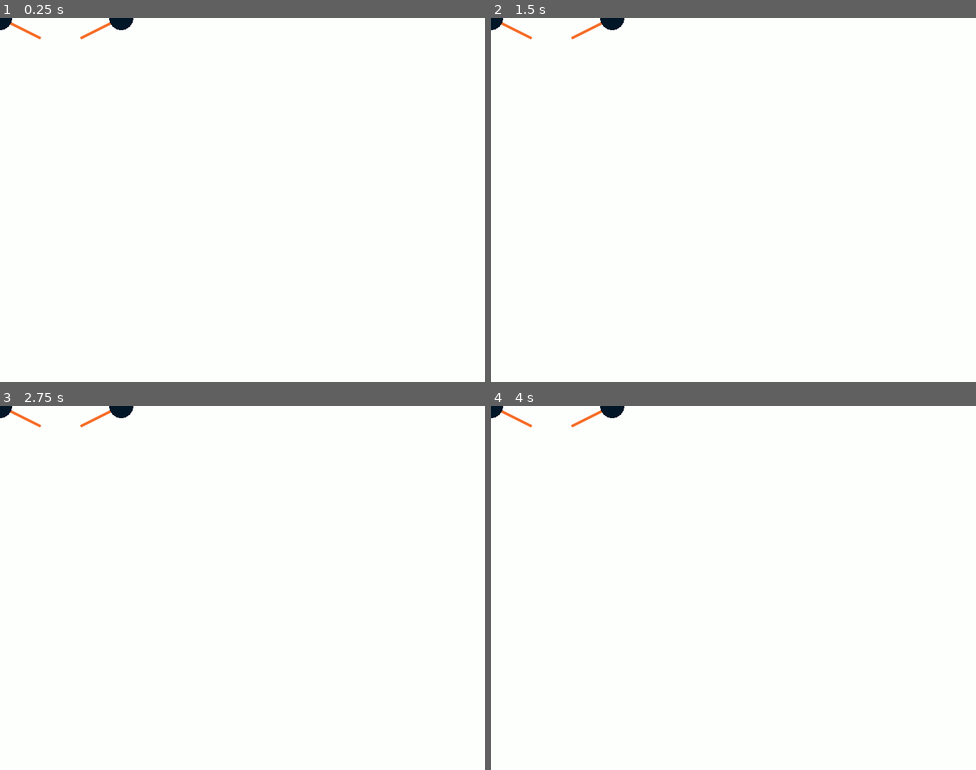
Above: before the commit, frames 1-4 (two rows, left to right).
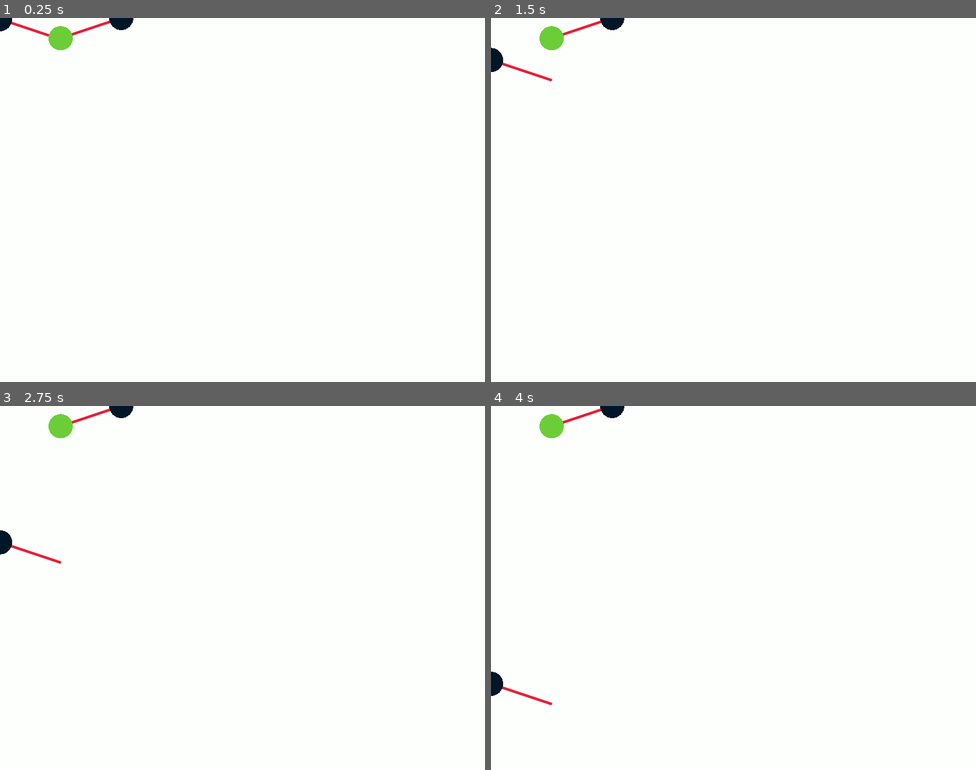
Above: after the commit, the same moments.

Repository: creikey/pod-racing
Game: Godot game, scene res://Main.tscn
Same seed, same stepped clock (60 frames per second), same inputs: the game is played once before the commit and once after it.
Inputs:
- Up to frame 1 (0.25 s): no input
- Up to frame 2 (1.5 s): no input
- Up to frame 3 (2.75 s): no input
- Up to frame 4 (4 s): no input

The runs differ from the first frame. In frame 1, 0.5% of the frame differs, in the area x 0-23%, y 0-9%; in frame 2, 0.7%; in frame 3, 0.7%; in frame 4, 0.7%, in the area x 0-23%, y 0-83%.

Commit message:
Add inner ball visual

Diff:
--- a/src/Main.tscn
+++ b/src/Main.tscn
@@ -1,6 +1,6 @@
 [gd_scene load_steps=2 format=2]
 
-[ext_resource path="res://Pod.tscn" type="PackedScene" id=1]
+[ext_resource path="res://PodRacer.tscn" type="PackedScene" id=1]
 
 [node name="Main" type="Node2D"]
 
--- a/src/Pod.tscn
+++ /dev/null
@@ -1,12 +0,0 @@
-[gd_scene load_steps=2 format=2]
-
-[ext_resource path="res://PodVisual.tscn" type="PackedScene" id=1]
-
-[node name="Pod" type="Node2D"]
-
-[node name="LeftPodVisual" parent="." instance=ExtResource( 1 )]
-target_offset = Vector2( 100, 50 )
-
-[node name="RightPodVisual" parent="." instance=ExtResource( 1 )]
-position = Vector2( 300, 0 )
-target_offset = Vector2( -100, 50 )
--- /dev/null
+++ b/src/PodRacer.tscn
@@ -0,0 +1,25 @@
+[gd_scene load_steps=3 format=2]
+
+[ext_resource path="res://PodVisual.tscn" type="PackedScene" id=1]
+
+[sub_resource type="CircleShape2D" id=1]
+radius = 30.3078
+
+[node name="PodRacer" type="Node2D"]
+
+[node name="RightPodVisual" parent="." instance=ExtResource( 1 )]
+position = Vector2( 300, 0 )
+target_offset = Vector2( -150, 50 )
+
+[node name="LeftPod" type="RigidBody2D" parent="."]
+
+[node name="LeftPodVisual" parent="LeftPod" instance=ExtResource( 1 )]
+target_offset = Vector2( 150, 50 )
+
+[node name="CollisionShape2D" type="CollisionShape2D" parent="LeftPod"]
+shape = SubResource( 1 )
+
+[node name="PodVisual" parent="." instance=ExtResource( 1 )]
+position = Vector2( 150, 50 )
+show_line = false
+color = Color( 0.419608, 0.807843, 0.223529, 1 )
--- a/src/PodVisual.gd
+++ b/src/PodVisual.gd
@@ -1,6 +1,7 @@
 tool
 extends Node2D
 
+export var show_line: bool = true
 export var color = Color()
 export var maximum_target_length = 200.0
 export var target_line_length_gradient: Gradient = Gradient.new()
@@ -12,7 +13,7 @@
 	update()
 
 func _draw():
-	var tension_amount: float = target_offset.length()/maximum_target_length
-	print(tension_amount)
-	draw_line(Vector2(), target_offset, target_line_length_gradient.interpolate(min(1.0, tension_amount)), target_line_width, true)
+	if show_line:
+		var tension_amount: float = target_offset.length()/maximum_target_length
+		draw_line(Vector2(), target_offset, target_line_length_gradient.interpolate(min(1.0, tension_amount)), target_line_width, true)
 	draw_circle(Vector2(), radius, color)
